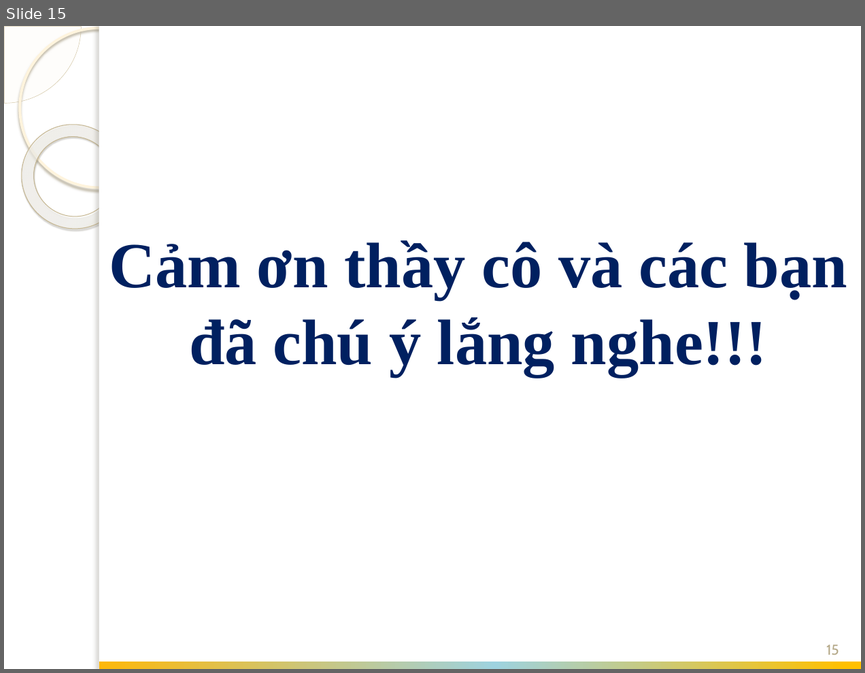
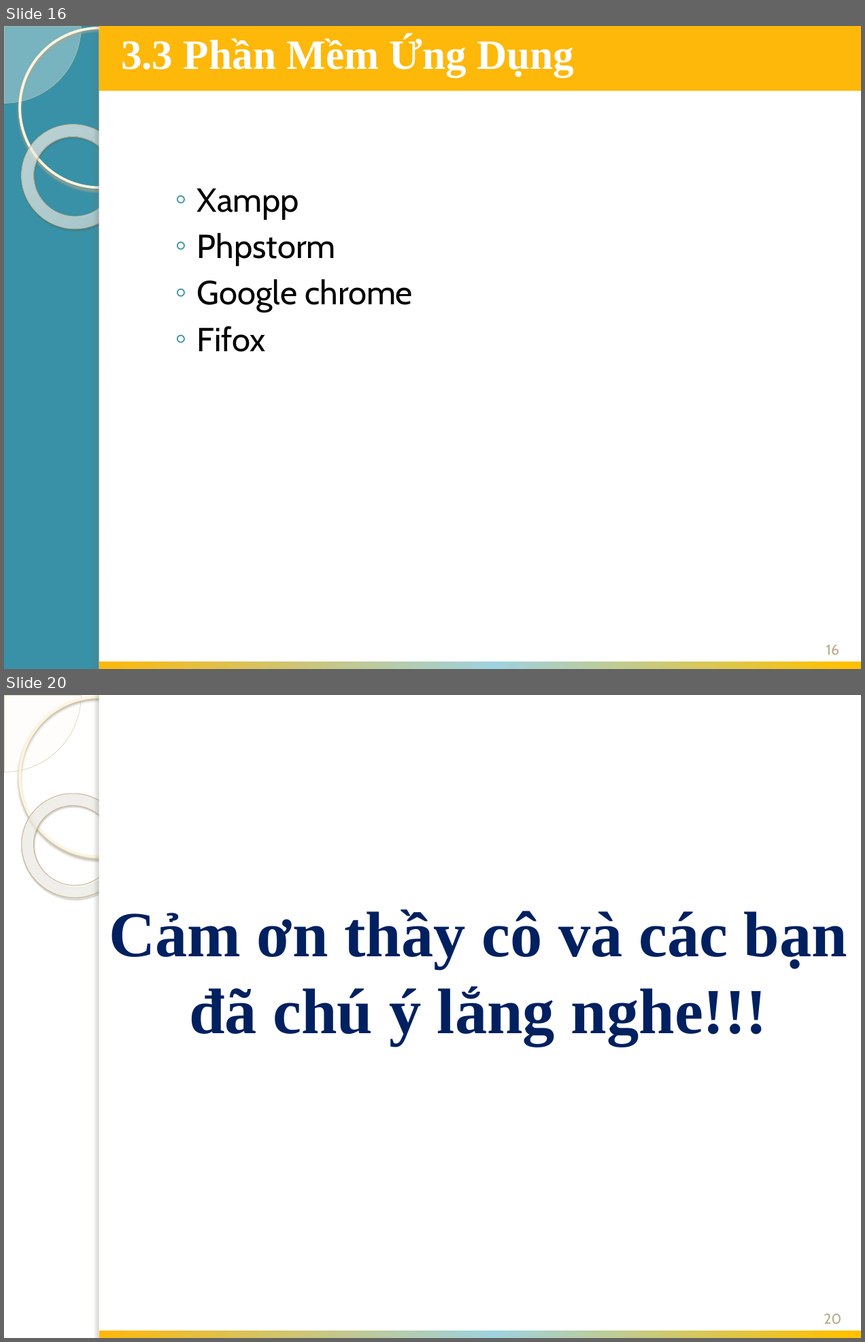
Before and after one commit to chiendv1992/webbanhang, a slide deck: bc/slide bv.pptx. Shown one above the other, each under a label of ours: slide 15 before the commit, slides 16 and 20 after it; the slides between them are not shown. The pictures are 865x673 and 865x1342 pixels, drawn with LibreOffice and Linux fonts; fonts in the diff are those of the drawing; background and template pictures are left out. Boxes give left, top, right and bottom in pixels: in the first picture for what was removed or moved away, otherwise in the second. Text is boxed around its words. In the diff, an @@ line names an element or a change of style, - is before the commit and + after.

```diff
--- a/bc/slide bv.pptx
+++ b/bc/slide bv.pptx
@@ slide 16 added at box(4, 26, 861, 669), background #3891A7; not listed: 5 template elements that a slide beside it also shows @@
@@ rectangle added at box(99, 26, 861, 91), fill #FEB80A @@
@@ text added at box(121, 36, 574, 77), 35 pt, text #FFFFFF, bold @@
+3.3 Phần Mềm Ứng Dụng
@@ text added at box(197, 188, 413, 352), 28 pt, text #000000 @@
+  ◦ Xampp
+  ◦ Phpstorm
+  ◦ Google chrome
+  ◦ Fifox
@@ page number added at box(826, 644, 839, 654), 12 pt, text #B6A98A @@
+16
@@ rectangle added at box(99, 662, 861, 669), fill gradient #FEB80A to #9ED2DF to #FFC000 @@
@@ what was slide 15 is now slide 20 @@
@@ page number at box(823, 1313, 841, 1323): text changed @@
-15
+20
```
Also in this commit, not shown: 13 slides changed, 4 other slides added, 21 other files.
